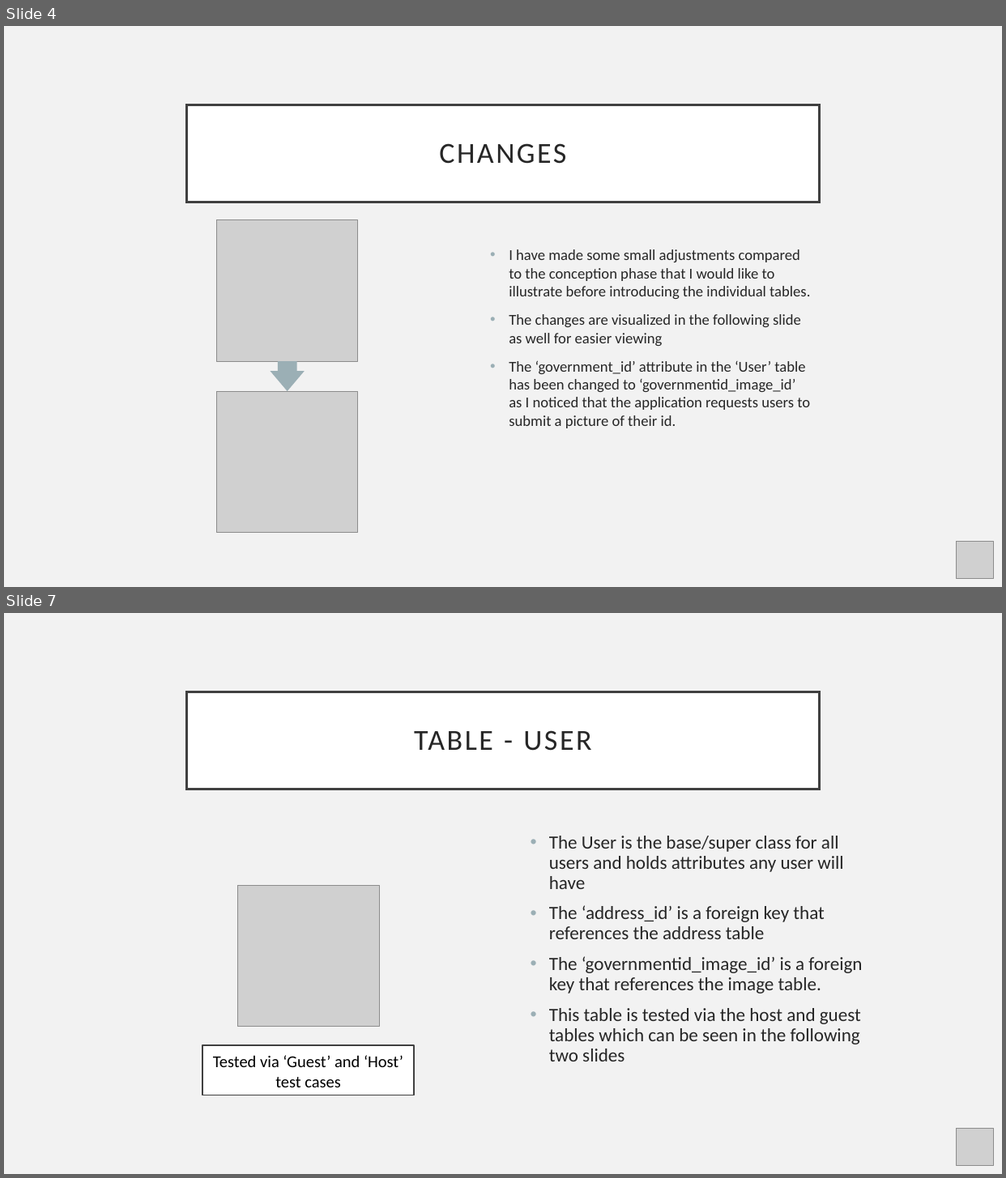
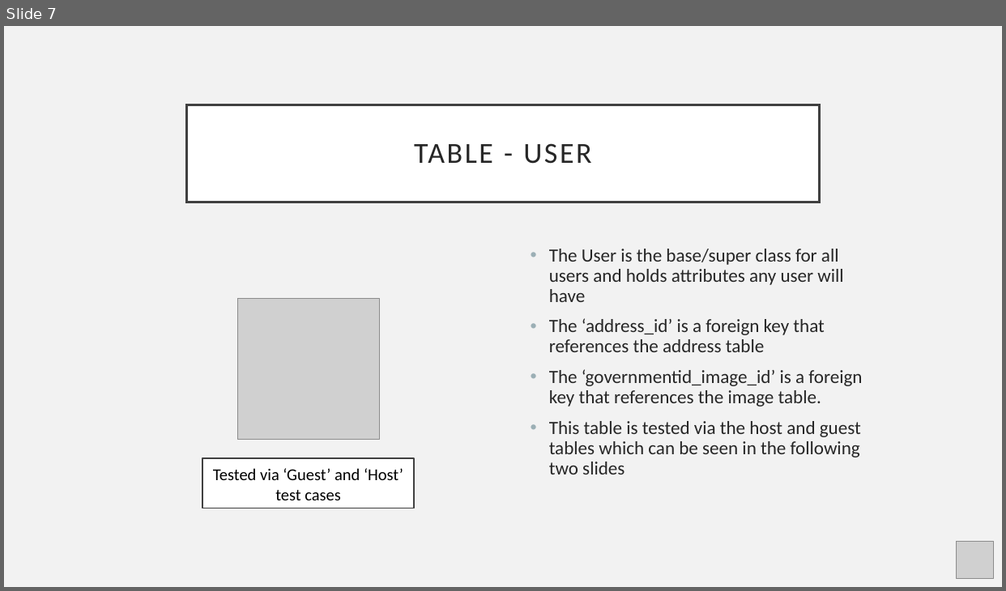
Before and after one commit to LeftEmpty/AirBnB_DBMS_Imitation, a slide deck: phase_2/phase_2_db_presentation.pptx. Shown one above the other, each under a label of ours: slides 4 and 7 before the commit, slide 7 after it; the slides between them are not shown. The pictures are 1006x1178 and 1006x591 pixels, drawn with LibreOffice and Linux fonts; fonts in the diff are those of the drawing; grey boxes stand for pictures. Boxes give left, top, right and bottom in pixels: in the first picture for what was removed or moved away, otherwise in the second. Text is boxed around its words. In the diff, an @@ line names an element or a change of style, - is before the commit and + after.

```diff
--- a/phase_2/phase_2_db_presentation.pptx
+++ b/phase_2/phase_2_db_presentation.pptx
@@ slide 4 removed at (x1=4, y1=26, x2=1002, y2=587), background #F2F2F2 @@
@@ title removed at (x1=187, y1=105, x2=819, y2=202) @@
-CHANGES
@@ picture removed at (x1=216, y1=220, x2=358, y2=362) @@
@@ text removed at (x1=509, y1=250, x2=810, y2=429) @@
-• I have made some small adjustments compared to the conception phase that I would like to illustrate before introducing the individual tables.
-• The changes are visualized in the following slide as well for easier viewing
-• The ‘government_id’ attribute in the ‘User’ table has been changed to ‘governmentid_image_id’ as I noticed that the application requests users to submit a picture of their id.
@@ down arrow removed at (x1=270, y1=361, x2=305, y2=391) @@
@@ picture removed at (x1=216, y1=391, x2=358, y2=533) @@
@@ picture removed at (x1=957, y1=542, x2=994, y2=579) @@
```
Also in this commit, not shown: 5 slides changed, 1 slide added, 10 other files.
